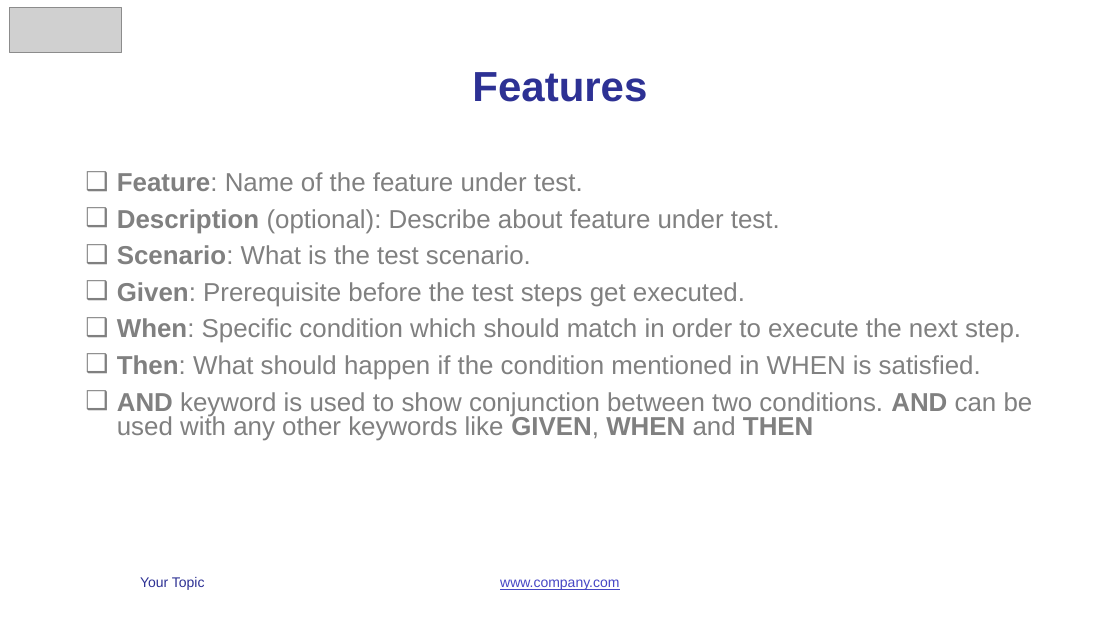
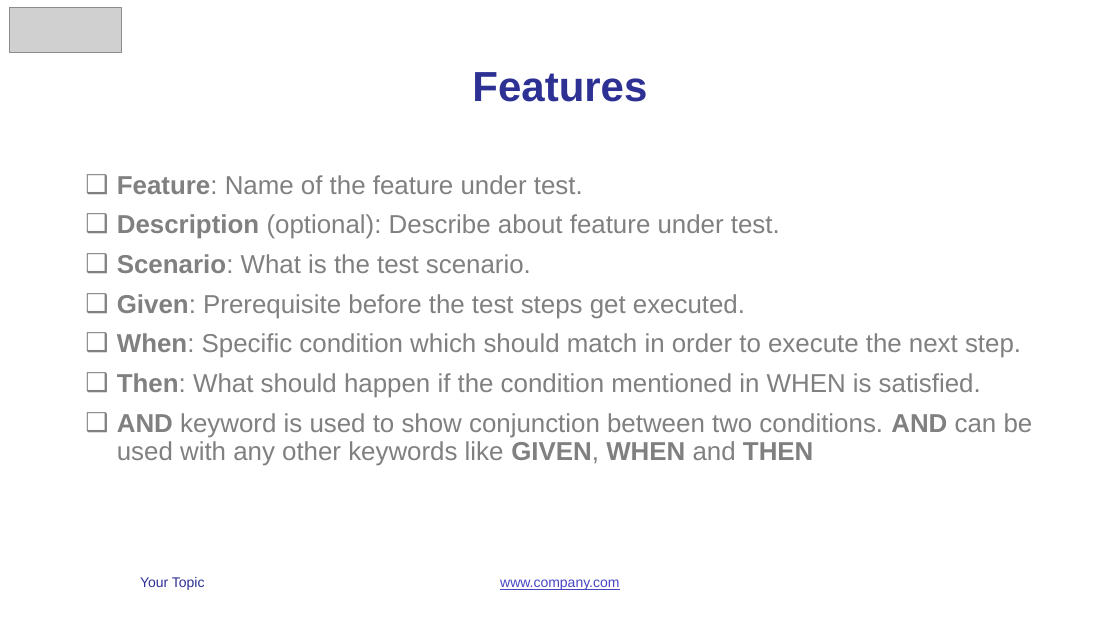
Before and after one commit to vunguyen2588/Cucumber, a slide deck: slide 10 of b4uconference_cucumber_slide.pptx (slide 9 before the commit). Drawn at 1120x630 pixels with LibreOffice and Linux fonts; fonts in the diff are those of the drawing; grey boxes stand for pictures. Boxes give left, top, right and bottom in pixels: in the first picture for what was removed or moved away, otherwise in the second. Text is boxed around its words. In the diff, an @@ line names an element or a change of style, - is before the commit and + after.

```diff
--- a/b4uconference_cucumber_slide.pptx
+++ b/b4uconference_cucumber_slide.pptx
@@ text "Feature: Name of the feature ..." at bbox=[117, 175, 1033, 466]: line spacing 0.8 to 0.9 @@
```
Also in this commit, not shown: 4 other slides changed, 2 slides added, 26 other files.
